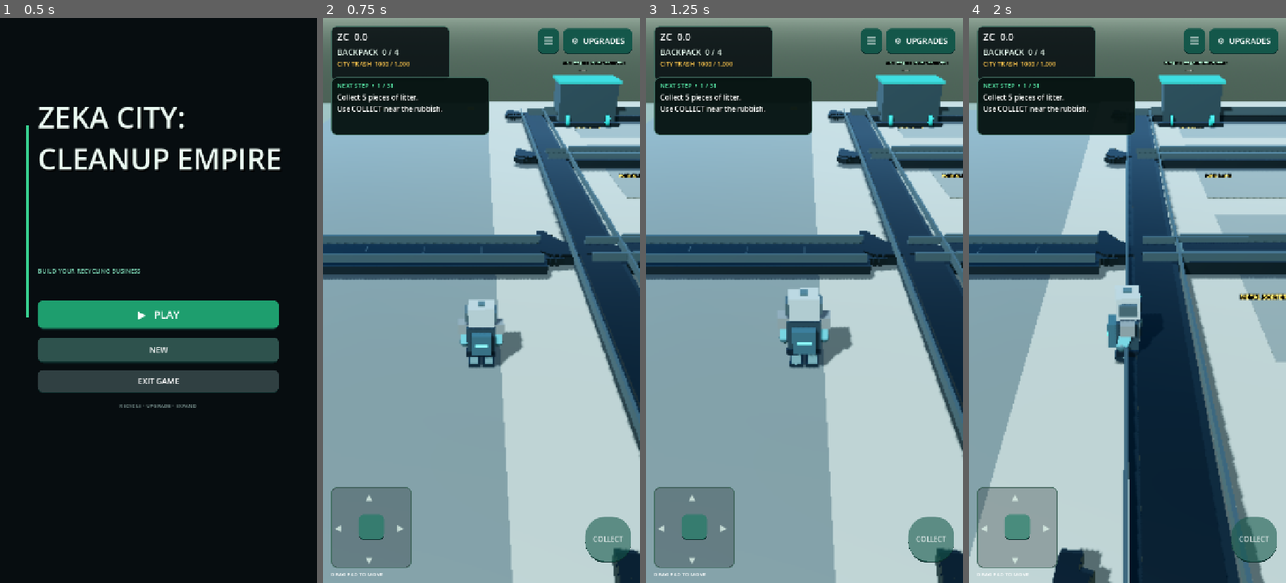
Above: before the commit, frames 1-4 (left to right).
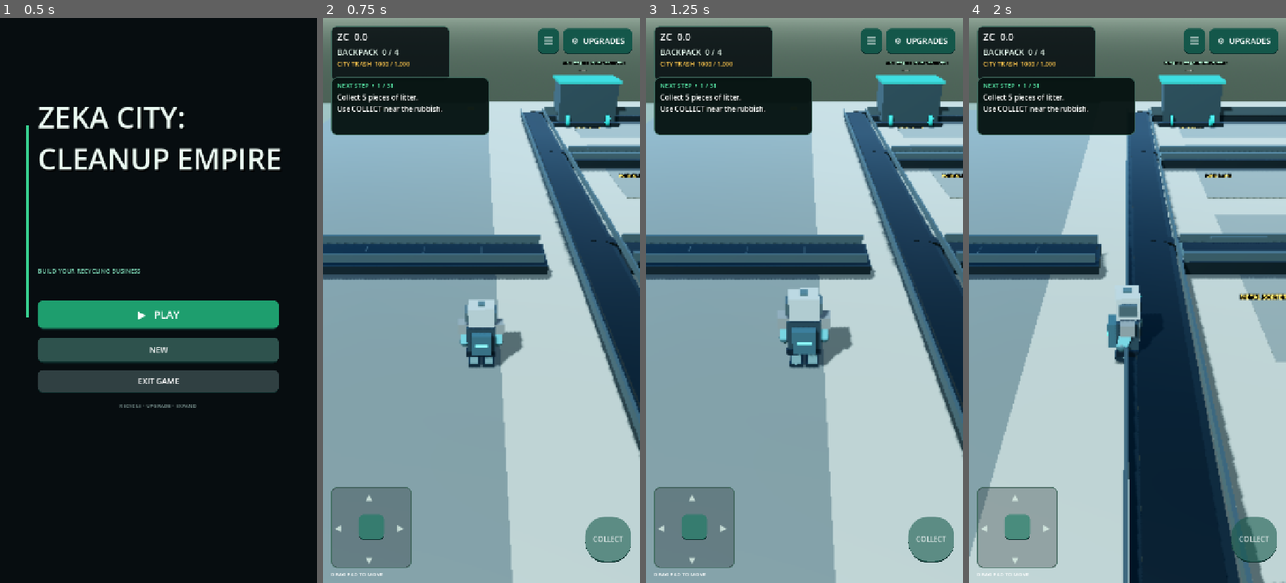
Above: after the commit, the same moments.

Repository: zekainstabot/trash-empire
Game: Godot game, scene res://Scenes/Main.tscn
Same seed, same stepped clock (60 frames per second), same inputs: the game is played once before the commit and once after it.
Inputs (mouse positions are in pixels of both pictures, inside the frame that each line leads up to):
- Up to frame 1 (0.5 s): no input
- Up to frame 2 (0.75 s): click "▶ PLAY" at 0.5 s
- Up to frame 3 (1.25 s): no input
- Up to frame 4 (2 s): move the mouse to (1197, 272) at 1.27 s; hold D (move_right) from 1.28 s (still down); click (1197, 272) at 1.42 s

Frame 1 is identical in both runs. In frame 2, 1.8% of the frame differs, in the area x 57-100%, y 16-100%; in frame 3, 1.8%; in frame 4, 2.2%, in the area x 26-100%, y 16-100%.

Commit message:
Make first-machine conveyor bends more visible

Diff:
--- a/Scripts/main.gd
+++ b/Scripts/main.gd
@@ -3845,28 +3845,27 @@
 
 	# Use the existing distributor spine; avoid a duplicate parallel conveyor.
 
-	# Smooth quarter-circle elbows turn the shared longitudinal belt into each machine branch.
+	# Clearly visible, continuous-looking curved transfer elbows from the distributor to each row.
 	for row in range(5):
 		var feed_z := _factory_row_z(row)
-		var bend_radius := 1.4
-		var bend_center_x := 146.6
-		var bend_center_z := feed_z - bend_radius
-		for bend_i in range(8):
-			var angle_a := PI - (float(bend_i) / 8.0) * (PI * 0.5)
-			var angle_b := PI - (float(bend_i + 1) / 8.0) * (PI * 0.5)
-			var angle_mid := (angle_a + angle_b) * 0.5
-			var bend_x := bend_center_x + cos(angle_mid) * bend_radius
-			var bend_z := bend_center_z + sin(angle_mid) * bend_radius
-			var tangent_angle := angle_mid - PI * 0.5
-			var bend_length := bend_radius * (angle_a - angle_b) + 0.08
-			var bend_frame := _box("FactoryFirstMachineFeedBendFrame%d_%d" % [row, bend_i], Vector3(bend_x, 0.69, bend_z), Vector3(1.48, 0.28, bend_length), dark_steel, false)
-			bend_frame.rotation_degrees.y = rad_to_deg(tangent_angle)
-			var bend_belt := _box("FactoryFirstMachineFeedBendBelt%d_%d" % [row, bend_i], Vector3(bend_x, 0.90, bend_z), Vector3(1.22, 0.08, bend_length), belt_color, false)
-			bend_belt.rotation_degrees.y = rad_to_deg(tangent_angle)
-		_box("FactoryFirstMachineFeedBranchFrame%d" % row, Vector3(148.55, 0.68, feed_z), Vector3(3.9, 0.30, 1.45), dark_steel, false)
-		_box("FactoryFirstMachineFeedBranchBelt%d" % row, Vector3(148.55, 0.89, feed_z), Vector3(3.75, 0.08, 1.18), belt_color, false)
+		var bend_start_x := 147.45
+		var bend_end_x := 149.65
+		var bend_start_z := feed_z - 1.15
+		var bend_end_z := feed_z
+		for bend_i in range(12):
+			var t := (float(bend_i) + 0.5) / 12.0
+			var bend_x := lerpf(bend_start_x, bend_end_x, t)
+			var bend_z := lerpf(bend_start_z, bend_end_z, t * t)
+			var segment_len := 0.28
+			var angle := atan2((bend_end_z - bend_start_z) * t * 2.0, bend_end_x - bend_start_x)
+			var bend_frame := _box("FactoryFirstMachineFeedBendFrame%d_%d" % [row, bend_i], Vector3(bend_x, 0.69, bend_z), Vector3(1.38, 0.28, segment_len), dark_steel, false)
+			bend_frame.rotation_degrees.y = rad_to_deg(angle)
+			var bend_belt := _box("FactoryFirstMachineFeedBendBelt%d_%d" % [row, bend_i], Vector3(bend_x, 0.90, bend_z), Vector3(1.15, 0.08, segment_len), belt_color, false)
+			bend_belt.rotation_degrees.y = rad_to_deg(angle)
+		_box("FactoryFirstMachineFeedBranchFrame%d" % row, Vector3(150.1, 0.68, feed_z), Vector3(2.1, 0.30, 1.45), dark_steel, false)
+		_box("FactoryFirstMachineFeedBranchBelt%d" % row, Vector3(150.1, 0.89, feed_z), Vector3(2.0, 0.08, 1.18), belt_color, false)
 		for branch_side in [feed_z - 0.68, feed_z + 0.68]:
-			_box("FactoryFirstMachineFeedBranchRail%d" % row, Vector3(148.55, 1.08, branch_side), Vector3(3.75, 0.28, 0.08), steel, false)
+			_box("FactoryFirstMachineFeedBranchRail%d" % row, Vector3(150.1, 1.08, branch_side), Vector3(2.0, 0.28, 0.08), steel, false)
 
 	mega_factory_machine_labels.clear()
 	for row in range(5):
